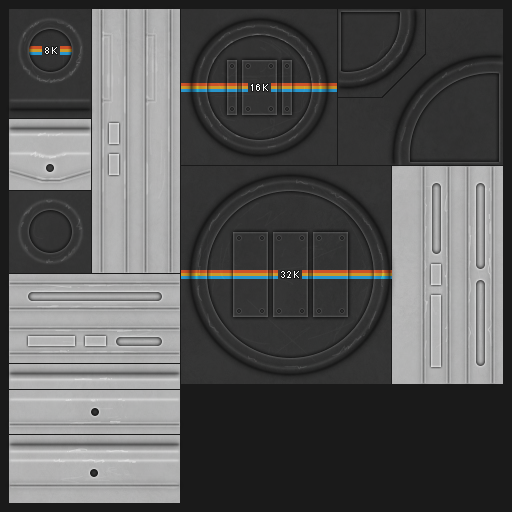
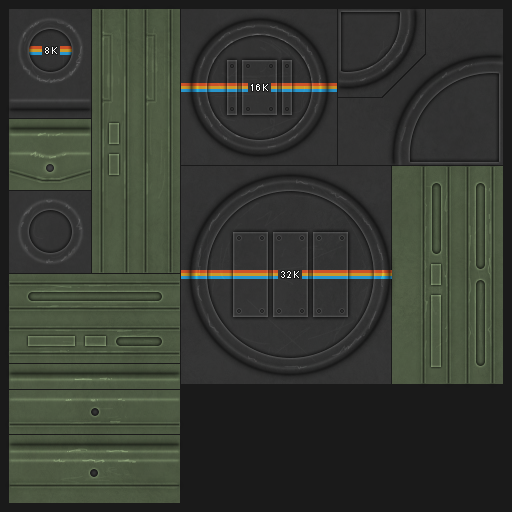
Before/after of a w=512, h=512 layered artwork. What changed in the layer stack:
"body grime 1" (1st of 3, in "s1"): blend normal → overlay over <box>9,52,503,496</box>
"body grime 1" (2nd of 3, in "s0p5"): blend normal → overlay over <box>9,9,420,434</box>
"body grime 1" (3rd of 3, in "s0"): blend normal → overlay over <box>9,9,180,281</box>
added layer "Layer 1" above "b" over <box>9,9,503,503</box>
